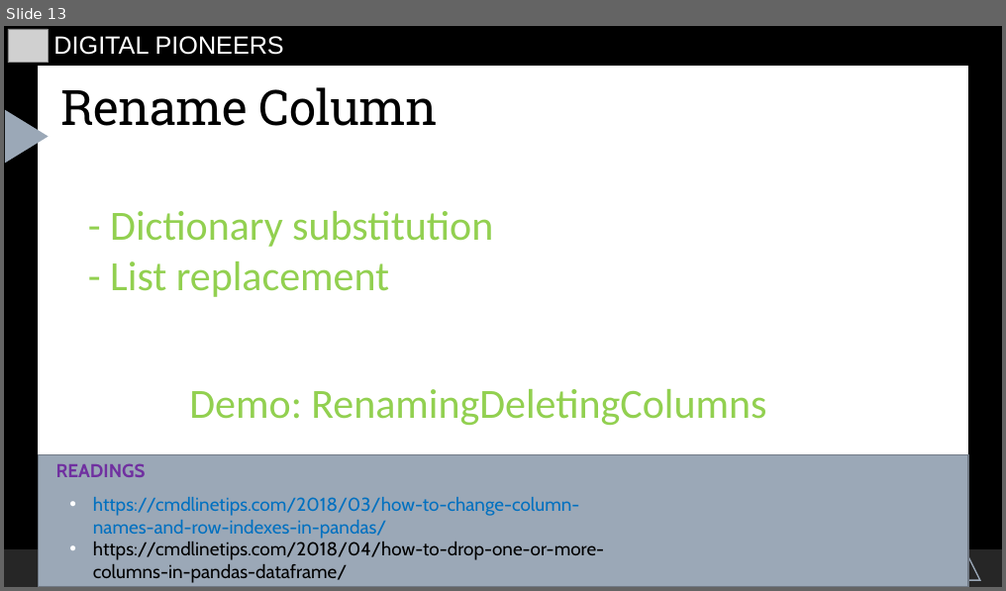
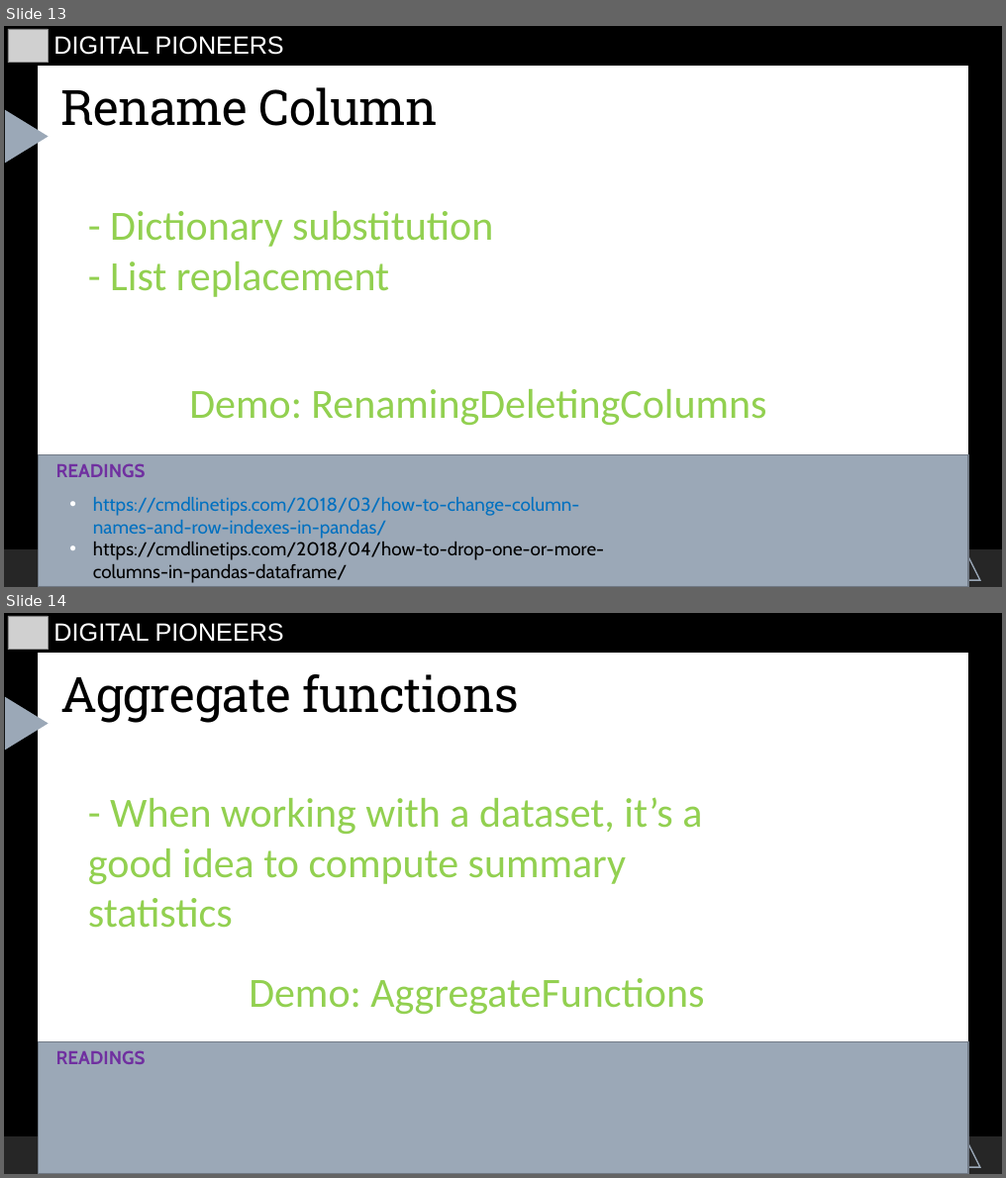
Before and after one commit to starswish2100/pythoninfinance, a slide deck: Introduction/hewei-material/5.Handling_Spreadsheets/HandlingSpreadsheets.odp. Shown one above the other, each under a label of ours: slide 13 before the commit, slides 13 and 14 after it. The pictures are 1006x591 and 1006x1178 pixels, drawn with LibreOffice and Linux fonts; fonts in the diff are those of the drawing; grey boxes stand for pictures. Boxes give left, top, right and bottom in pixels: in the first picture for what was removed or moved away, otherwise in the second. Text is boxed around its words. In the diff, an @@ line names an element or a change of style, - is before the commit and + after.

```diff
--- a/Introduction/hewei-material/5.Handling_Spreadsheets/HandlingSpreadsheets.odp
+++ b/Introduction/hewei-material/5.Handling_Spreadsheets/HandlingSpreadsheets.odp
@@ slide 14 added at <box>4,613,1002,1174</box>, background #000000; not listed: 5 template elements that a slide beside it also shows @@
@@ picture added at <box>8,616,49,650</box> @@
@@ text added at <box>54,623,284,642</box>, 24 pt, text #FFFFFF @@
+DIGITAL PIONEERS
@@ title added at <box>60,674,519,723</box>, 47 pt, text #000000 @@
+Aggregate functions
@@ text added at <box>88,797,702,928</box>, 40 pt, text #92D050 @@
+- When working with a dataset, it’s a good idea to compute summary statistics
@@ text added at <box>249,978,704,1014</box>, 40 pt, text #92D050 @@
+Demo: AggregateFunctions
@@ freeform shape added at <box>38,1042,968,1174</box>, fill #9BA8B7, outline #717A86 1.25 pt @@
@@ text added at <box>56,1051,146,1064</box>, 18 pt, text #7030A0, bold @@
+READINGS
```
Also in this commit, not shown: 7 other slides added, 4 other files.
